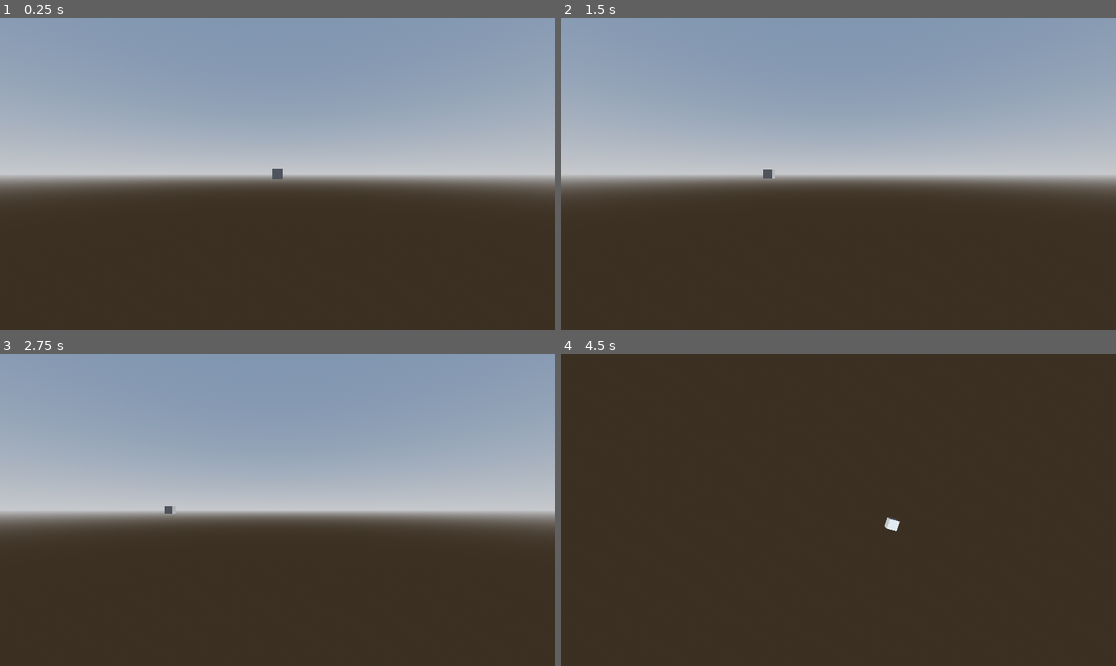
Above: before the commit, frames 1-4 (two rows, left to right).
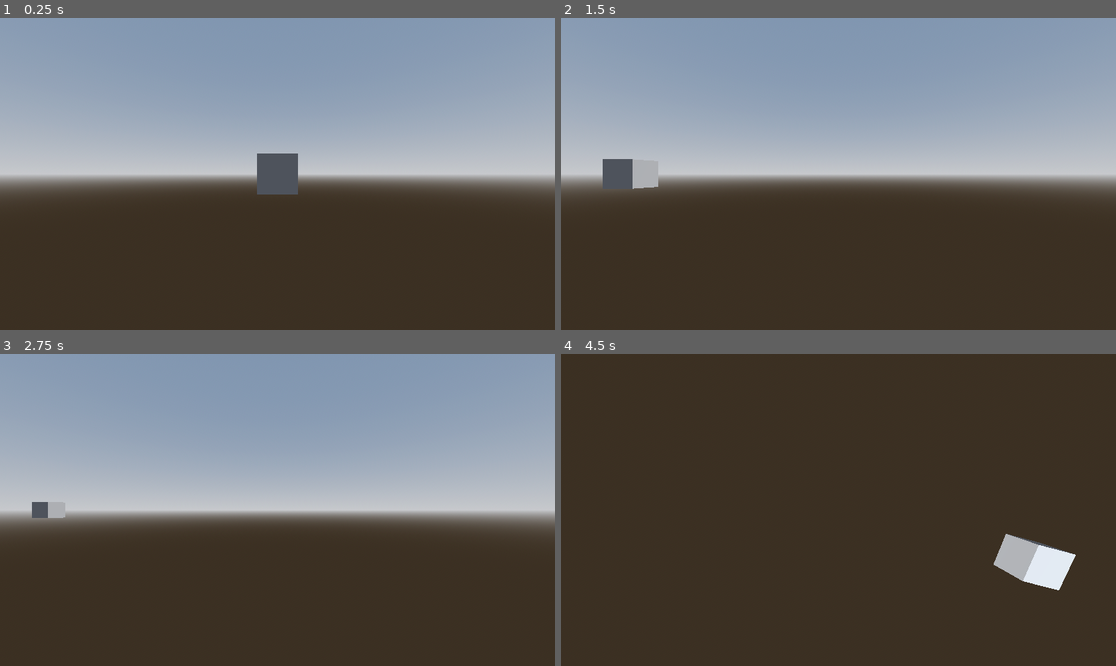
Above: after the commit, the same moments.

Repository: Nordtwig/tesseract
Game: Godot game, scene res://main.tscn
Two runs of this game, one before a commit and one after it. Both use one fixed random seed, a clock stepped at 60 frames per second and the inputs below.
Inputs (mouse positions are in pixels of both pictures, inside the frame that each line leads up to):
- Up to frame 1 (0.25 s): no input
- Up to frame 2 (1.5 s): tap Enter at 0.5 s; move the mouse to (960, 158) at 0.52 s; press the mouse at (960, 158) at 0.53 s; hold D (move_right) 0.53-1.28 s; move the mouse to (727, 189) at 1.27 s; release the mouse at (727, 189) at 1.28 s; hold S (move_down) from 1.28 s (still down); click (727, 189) at 1.35 s
- Up to frame 3 (2.75 s): move the mouse to (333, 441) at 2.02 s; release S (move_down) at 2.03 s; hold D (move_right) from 2.03 s (still down); hold Middle mouse button (rotate_camera) from 2.03 s (still down); click (333, 441) at 2.3 s
- Up to frame 4 (4.5 s): move the mouse to (810, 572) at 2.77 s; release D (move_right) at 2.78 s; release Middle mouse button (rotate_camera) at 2.78 s; hold W (move_up) 2.78-3.53 s; tap Mouse wheel down (scroll_backward) at 2.85 s; click (810, 572) at 3.05 s; move the mouse to (1005, 556) at 3.52 s; hold Mouse wheel up (scroll_forward) 3.53-4.28 s; hold A (move_left) from 3.53 s (still down); click (1005, 556) at 3.8 s; move the mouse to (672, 463) at 4.27 s; click (672, 463) at 4.35 s

The runs differ from the first frame. In frame 1, 0.8% of the frame differs, in the area x 46-54%, y 43-57%; in frame 2, 0.7%; in frame 3, 0.2%; in frame 4, 1.7%, in the area x 58-93%, y 52-76%.

Commit message:
optimize placeholder voxel indicator

Diff:
--- a/main.tscn
+++ b/main.tscn
@@ -32,6 +32,9 @@
 
 [node name="CameraPole" parent="." instance=ExtResource("1_1gd5m")]
 
+[node name="Camera" parent="CameraPole" index="0"]
+transform = Transform3D(1, 0, 0, 0, 1, 0, 0, 0, 1, 0, 0, 0.539779)
+
 [node name="Voxel" parent="." instance=ExtResource("1_s4fis")]
 
 [editable path="CameraPole"]
--- a/voxel.gd
+++ b/voxel.gd
@@ -5,9 +5,7 @@
 
 var placeholder_voxel_instance: Node = null
 var mouse_is_over_voxel: bool = false
-
-# @onready var voxel_scene: PackedScene = preload("res://voxel.tscn")
-# @onready var holo_voxel_scene: PackedScene = preload("res://HoloVoxel.tscn")
+var last_normal: Vector3
 
 
 func _ready() -> void:
@@ -15,17 +13,16 @@
 	mouse_entered.connect(on_voxel_mouse_entered)
 	mouse_exited.connect(on_voxel_mouse_exited)
 	voxel_scene = load("res://voxel.tscn")
-	# holo_voxel_scene = preload("res://holo_voxel.tscn")
 
 
 func set_material(material: String) -> void:
 	for mesh in mesh_sides:
 		mesh.material_override = load(material)
 
+
 func on_voxel_input_event(camera: Node, event: InputEvent, click_position: Vector3, normal: Vector3, shape_idx: int) -> void:
-	print(mouse_is_over_voxel)
 	if event.is_action_pressed("left_click"):
-		placeholder_voxel_instance.set_material("res://voxel.tres")
+		placeholder_voxel_instance.set_material("res://metal_voxel.tres")
 		placeholder_voxel_instance.get_node("CollisionShape3D").disabled = false
 		placeholder_voxel_instance = null
 	elif event is InputEventMouseMotion:
@@ -35,6 +32,9 @@
 			get_tree().get_root().get_node("Main").add_child(placeholder_voxel_instance)
 			placeholder_voxel_instance.set_material("res://holo_voxel.tres")
 			placeholder_voxel_instance.get_node("CollisionShape3D").disabled = true
+			placeholder_voxel_instance.position = position + (normal * Game.VOXEL_SIZE)
+			last_normal = normal
+		elif placeholder_voxel_instance and last_normal != normal:
 			placeholder_voxel_instance.position = position + (normal * Game.VOXEL_SIZE)
 
 
--- a/voxel.tscn
+++ b/voxel.tscn
@@ -10,7 +10,6 @@
 
 [node name="Voxel" type="RigidBody3D" node_paths=PackedStringArray("mesh_sides")]
 script = ExtResource("1_l3o74")
-voxel_scene = null
 mesh_sides = [NodePath("Front"), NodePath("Back"), NodePath("Top"), NodePath("Bottom"), NodePath("Left"), NodePath("Right")]
 
 [node name="CollisionShape3D" type="CollisionShape3D" parent="."]
